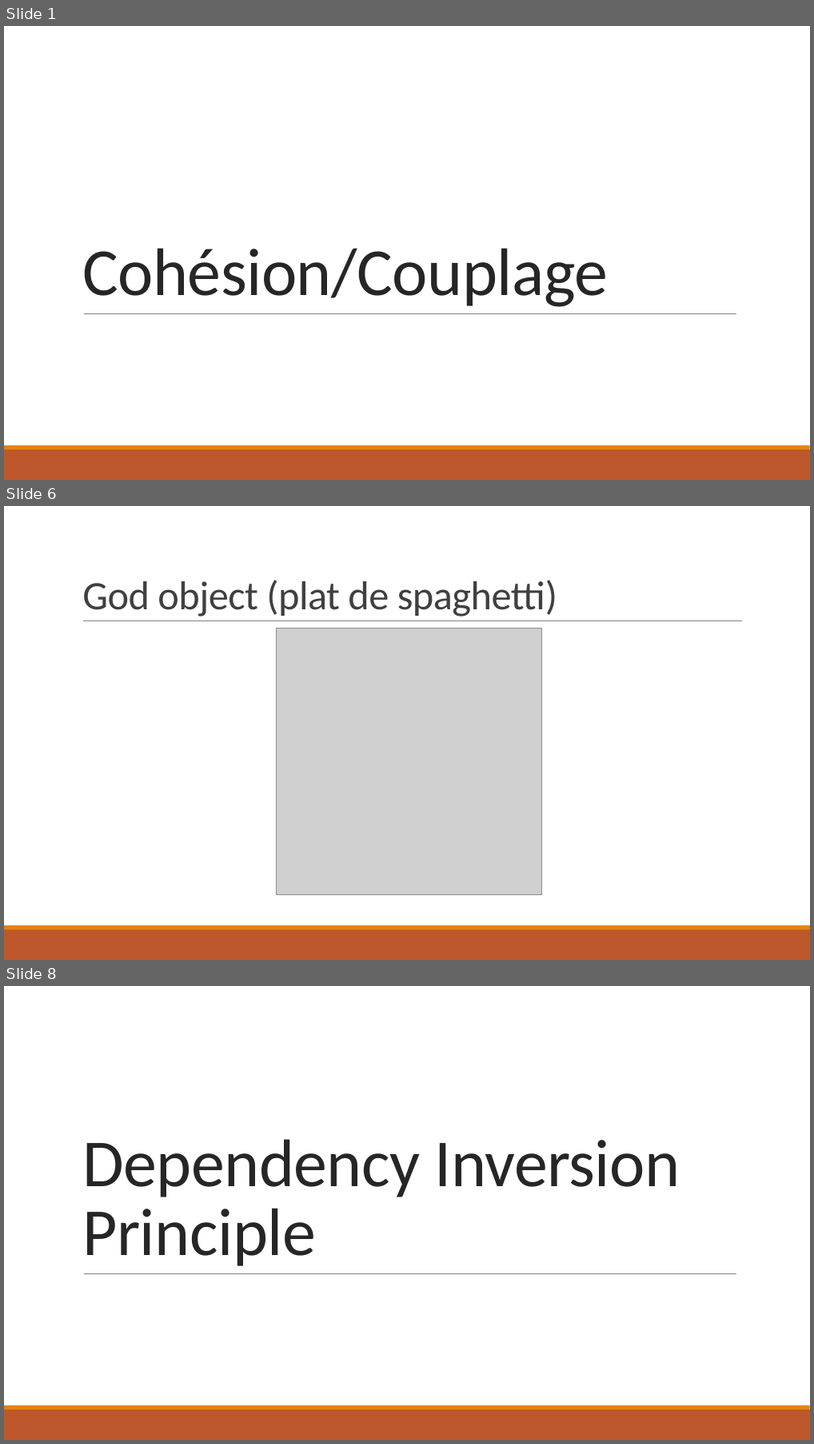
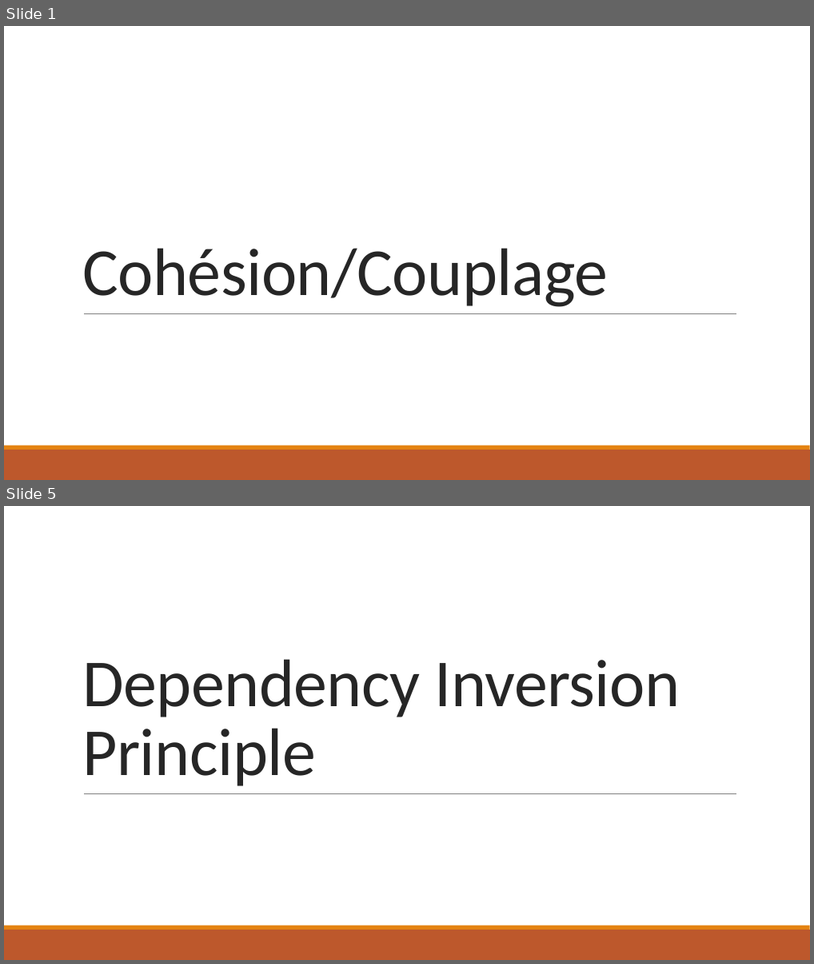
Before and after one commit to JeanFulbert/SolidPresentation, a slide deck: SOLID - 4 DIP.pptx. Shown one above the other, each under a label of ours: slides 1, 6 and 8 before the commit, slides 1 and 5 after it; the slides between them are not shown. The pictures are 814x1444 and 814x964 pixels, drawn with LibreOffice and Linux fonts; fonts in the diff are those of the drawing; grey boxes stand for pictures. Boxes give left, top, right and bottom in pixels: in the first picture for what was removed or moved away, otherwise in the second. Text is boxed around its words. In the diff, an @@ line names an element or a change of style, - is before the commit and + after.

```diff
--- a/SOLID - 4 DIP.pptx
+++ b/SOLID - 4 DIP.pptx
@@ slide 6 removed at bbox=[4, 506, 810, 960], background #FFFFFF; not listed: 2 template elements that a slide beside it also shows @@
@@ title removed at bbox=[82, 580, 558, 616] @@
-God object (plat de spaghetti)
@@ line removed from (83, 621) to (742, 621) @@
@@ picture removed at bbox=[276, 628, 542, 894] @@
@@ what was slide 8 is now slide 5 @@
```
Also in this commit, not shown: 4 slides changed, 2 slides added, 4 other slides removed.
